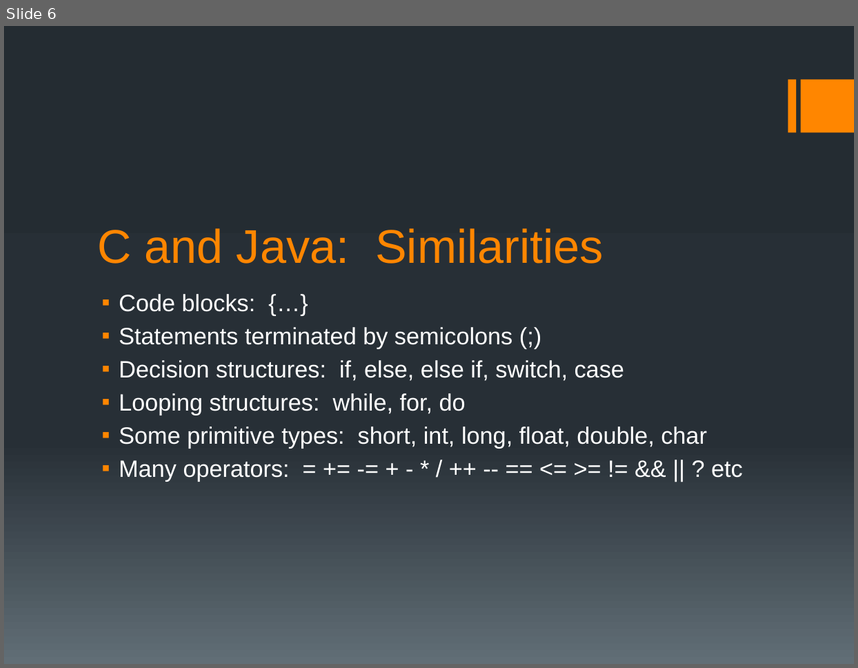
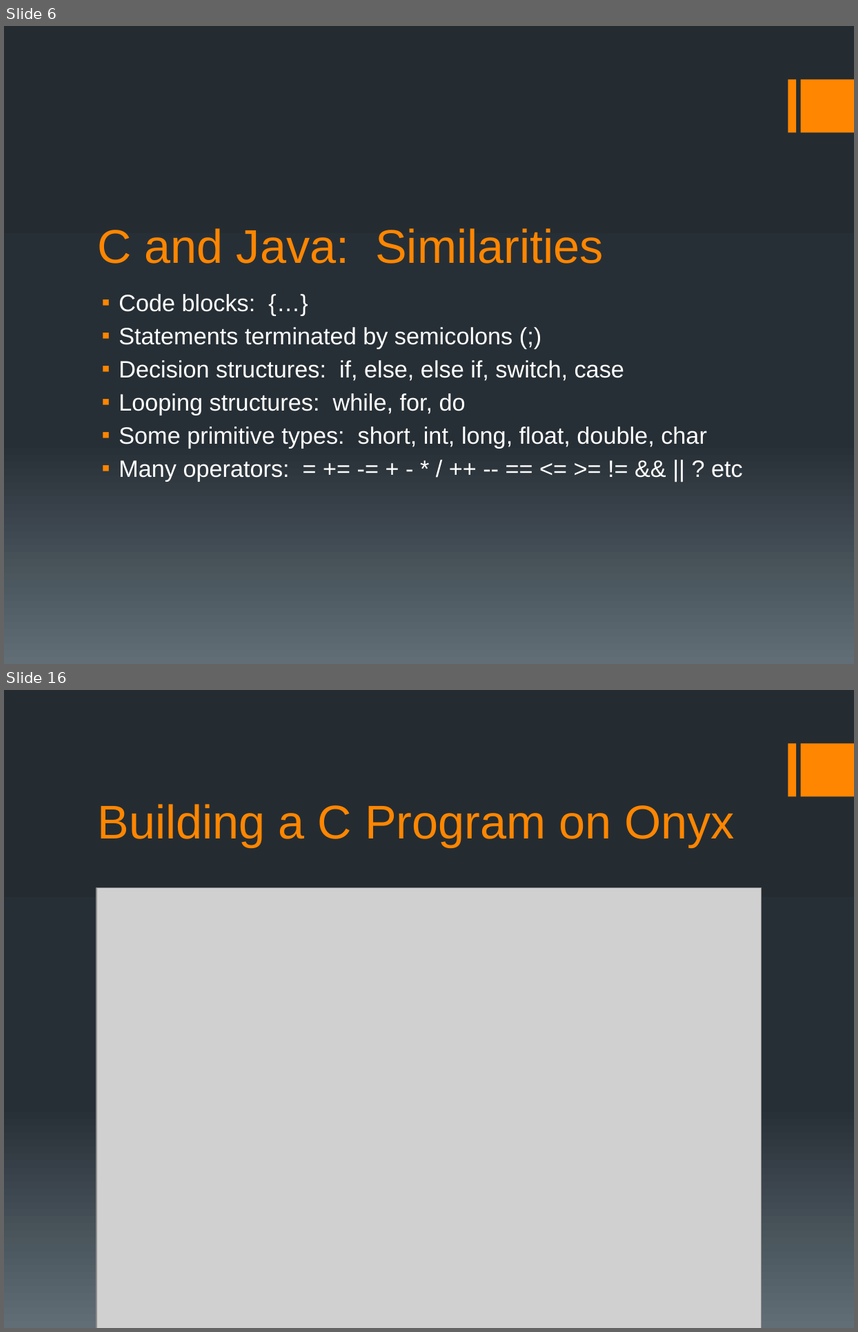
Before and after one commit to BoiseState/CS253-resources, a slide deck: slides/JRC/CS253L01.pptx. Shown one above the other, each under a label of ours: slide 6 before the commit, slides 6 and 16 after it; the slides between them are not shown. The pictures are 858x668 and 858x1332 pixels, drawn with LibreOffice and Linux fonts; fonts in the diff are those of the drawing; grey boxes stand for pictures. Boxes give left, top, right and bottom in pixels: in the first picture for what was removed or moved away, otherwise in the second. Text is boxed around its words. In the diff, an @@ line names an element or a change of style, - is before the commit and + after.

```diff
--- a/slides/JRC/CS253L01.pptx
+++ b/slides/JRC/CS253L01.pptx
@@ slide 16 added at [4,690,854,1328], background gradient #242C33 to #273037 to #636D76; not listed: 2 template elements that a slide beside it also shows @@
@@ title added at [98,804,735,847], 40 pt, text #FF8600 @@
+Building a C Program on Onyx
@@ picture added at [96,888,762,1328] @@
```
Also in this commit, not shown: 6 slides changed, 5 other slides added.
